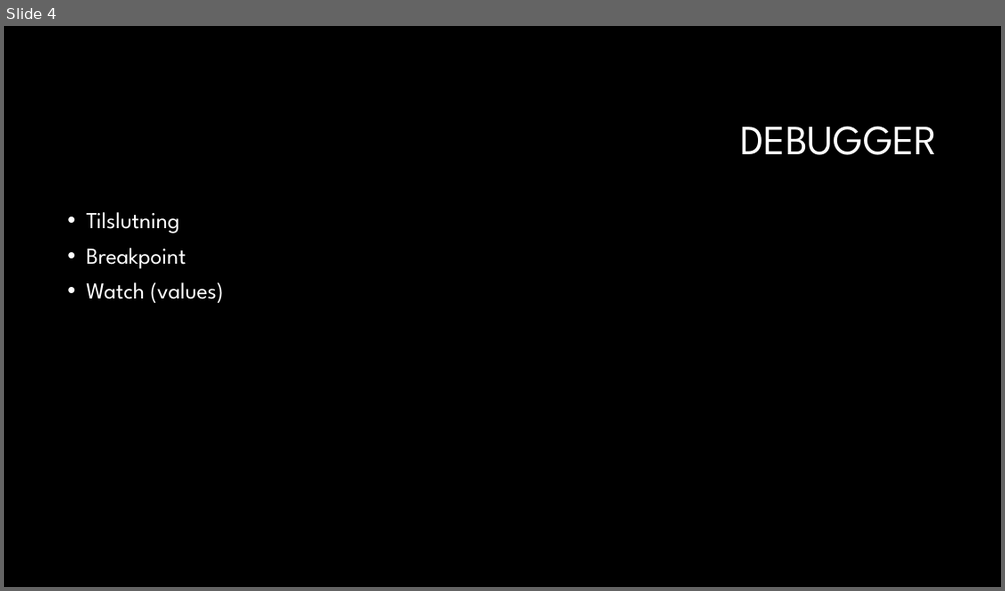
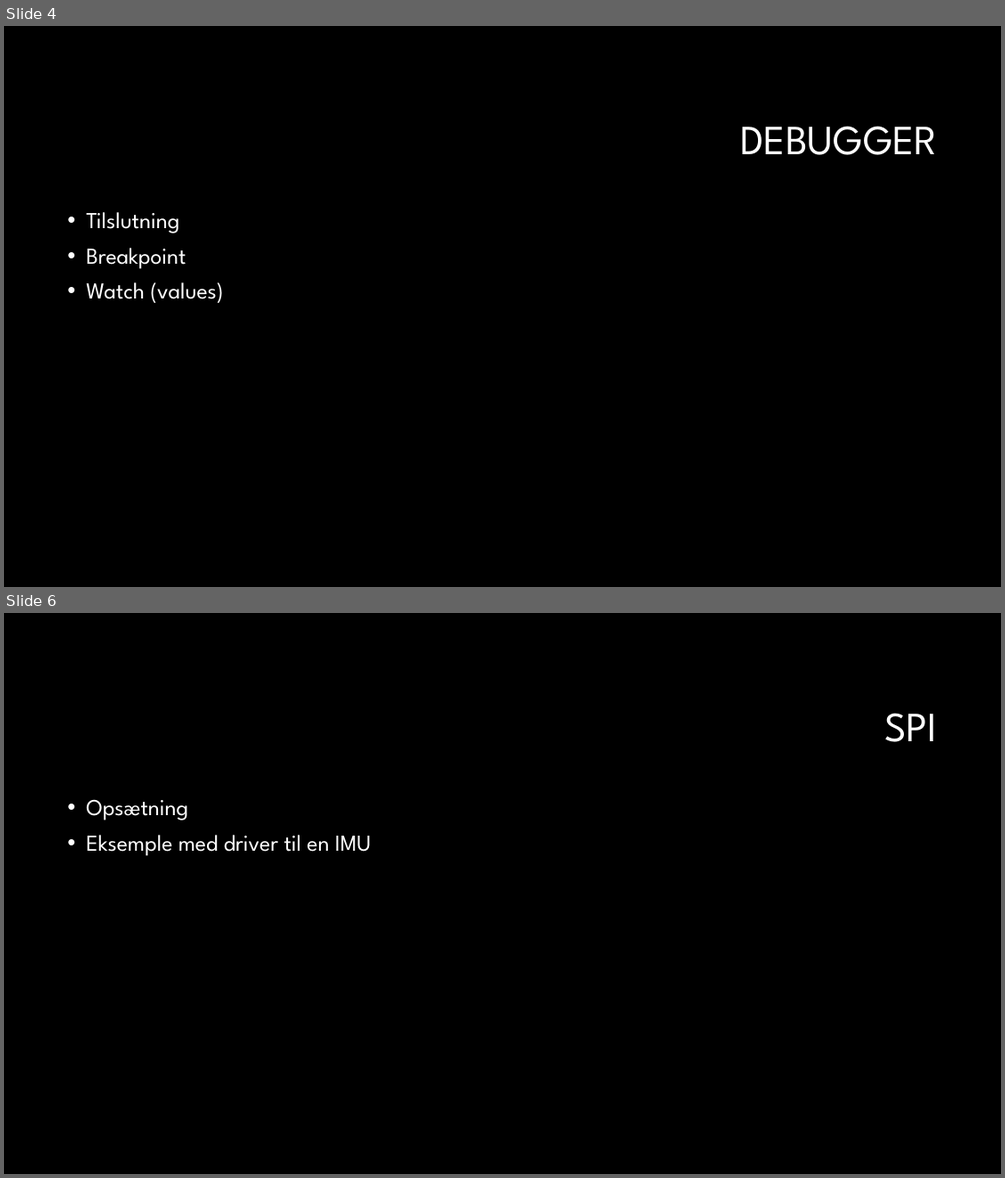
Before and after one commit to gert-lauritsen/STM32-Intro, a slide deck: STM32 Intro.pptx. Shown one above the other, each under a label of ours: slide 4 before the commit, slides 4 and 6 after it; the slides between them are not shown. The pictures are 1005x591 and 1005x1178 pixels, drawn with LibreOffice and Linux fonts; fonts in the diff are those of the drawing; background and template pictures are left out. Boxes give left, top, right and bottom in pixels: in the first picture for what was removed or moved away, otherwise in the second. Text is boxed around its words. In the diff, an @@ line names an element or a change of style, - is before the commit and + after.

```diff
--- a/STM32 Intro.pptx
+++ b/STM32 Intro.pptx
@@ slide 6 added at bbox=[4, 613, 1001, 1174], background #000000 @@
@@ title added at bbox=[884, 713, 937, 742], 40 pt, text #FFFFFF @@
+SPI
@@ text added at bbox=[86, 799, 371, 856], 22 pt, text #FFFFFF @@
+• Opsætning
+• Eksemple med driver til en IMU
```
Also in this commit, not shown: 1 slide changed, 4 other slides added, 5 slides removed.
